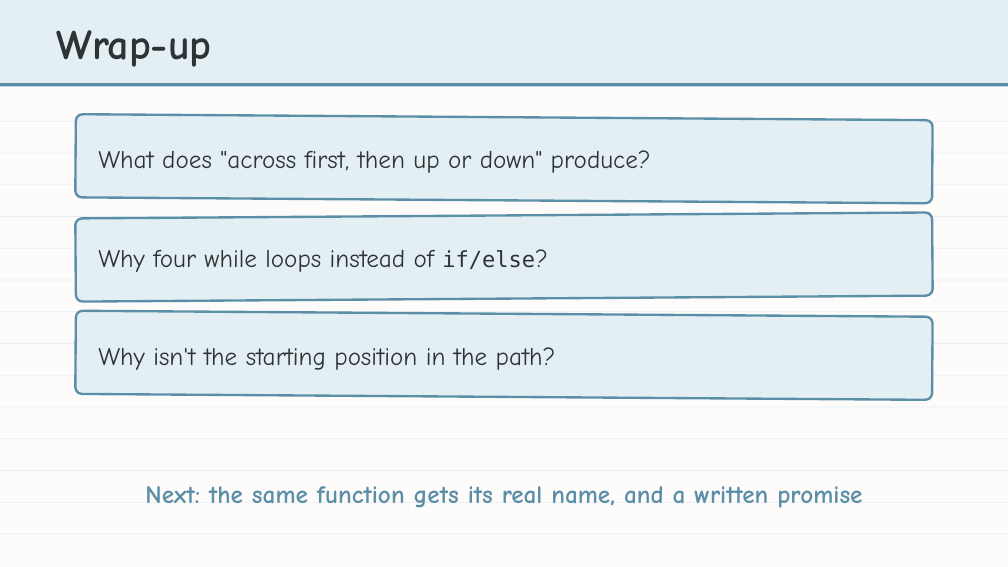
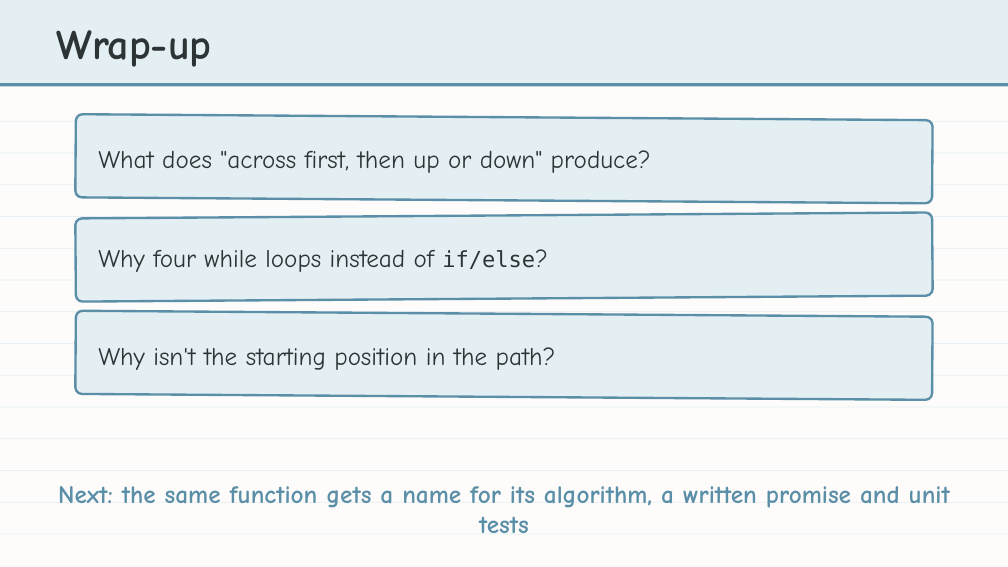
Before and after one commit to bradamiller/LearningPython, a slide deck: slide 29 of static/slides/module-04-manhattan/module-4-lesson-04-the-manhattan-algorithm.pptx. Drawn at 1008x567 pixels with LibreOffice and Linux fonts; fonts in the diff are those of the drawing. Boxes give left, top, right and bottom in pixels: in the first picture for what was removed or moved away, otherwise in the second. Text is boxed around its words. In the diff, an @@ line names an element or a change of style, - is before the commit and + after.

```diff
--- a/static/slides/module-04-manhattan/module-4-lesson-04-the-manhattan-algorithm.pptx
+++ b/static/slides/module-04-manhattan/module-4-lesson-04-the-manhattan-algorithm.pptx
@@ text at (58,486,950,533): text changed @@
-Next: the same function gets its real name, and a written promise
+Next: the same function gets a name for its algorithm, a written promise and unit tests
```
Also in this commit, not shown: 5 other files.
